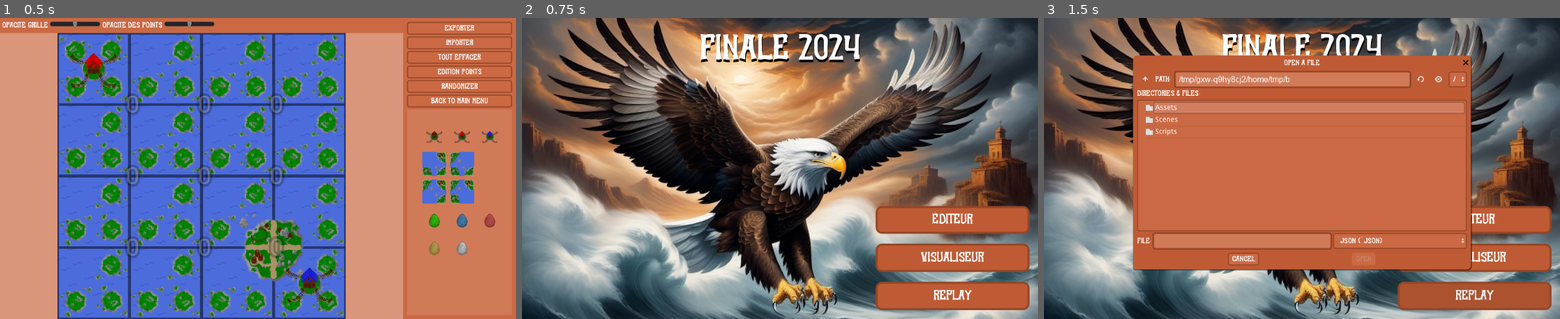
Above: before the commit, frames 1-3 (left to right).
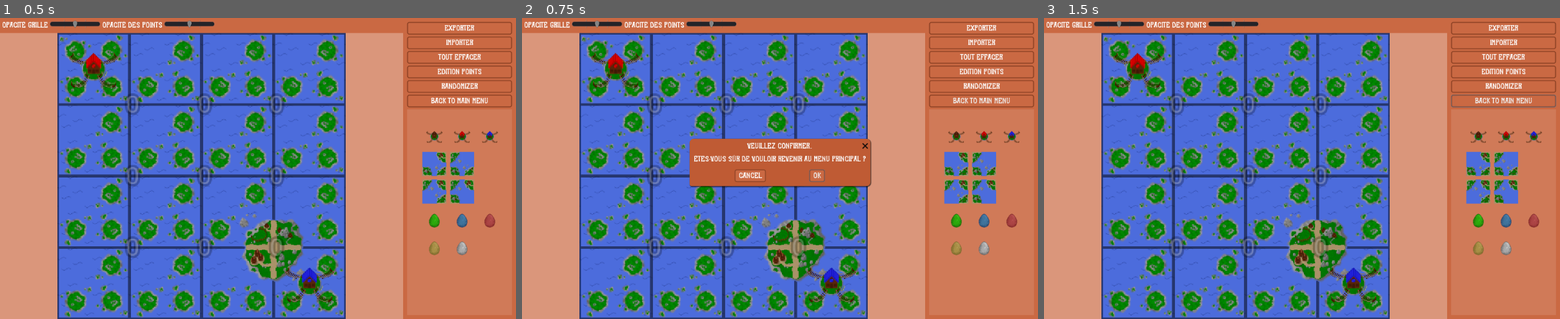
Above: after the commit, the same moments.

Repository: prologin/prologin2024
Game: Godot game, scene res://Scenes/MapEditor/MapEditor.tscn
Same seed, same stepped clock (60 frames per second), same inputs: the game is played once before the commit and once after it. This scene is started directly instead of the project's main scene.
Inputs (mouse positions are in pixels of both pictures, inside the frame that each line leads up to):
- Up to frame 1 (0.5 s): no input
- Up to frame 2 (0.75 s): click "Back to main menu" at 0.5 s
- Up to frame 3 (1.5 s): click (1472, 294) at 1.25 s, where only the run before the commit has a clickable "Replay"

Frame 1 is identical in both runs. In frame 2, 99% of the frame differs, in the area x 0-100%, y 0-100%; in frame 3, 97%.
Error before the commit: Invalid call. Nonexistent function 'contains' in base 'String'. (res://Scripts/Scenes/Menu/Menu.gd:31)

Commit message:
front: init(quit-popup): add quit popup on all scenes
Squashed commit of the following:

* front: fix(quit-popup): remove quit popup on visualiseur and reviewer

* front: init(quit-popup): add quit popup on all scenes

Diff:
--- a/gui/godot/Scenes/MapEditor/MapEditor.tscn
+++ b/gui/godot/Scenes/MapEditor/MapEditor.tscn
@@ -163,18 +163,20 @@
 [node name="Popups" type="Node" parent="."]
 
 [node name="ValidatorFailDialog" type="ConfirmationDialog" parent="Popups"]
-visible = true
 margin_right = 495.0
 margin_bottom = 238.0
+theme = ExtResource( 7 )
 window_title = "Veuillez confirmer…"
 
 [node name="Container" type="VBoxContainer" parent="Popups/ValidatorFailDialog"]
-margin_right = 40.0
-margin_bottom = 40.0
+margin_left = 8.0
+margin_top = 8.0
+margin_right = 487.0
+margin_bottom = 197.0
 alignment = 1
 
 [node name="Label" type="Label" parent="Popups/ValidatorFailDialog/Container"]
-margin_right = 274.0
+margin_right = 479.0
 margin_bottom = 14.0
 grow_horizontal = 2
 text = "Voulez-vous vraiment enregistrer la carte ?"
@@ -183,8 +185,8 @@
 [node name="Error" type="Label" parent="Popups/ValidatorFailDialog/Container"]
 modulate = Color( 1, 0, 0, 1 )
 margin_top = 18.0
-margin_right = 274.0
-margin_bottom = 40.0
+margin_right = 479.0
+margin_bottom = 194.0
 grow_horizontal = 2
 size_flags_horizontal = 3
 size_flags_vertical = 7
@@ -252,14 +254,21 @@
 margin_bottom = 23.0
 theme = ExtResource( 7 )
 
+[node name="QuitDialog" type="ConfirmationDialog" parent="Popups"]
+margin_right = 200.0
+margin_bottom = 70.0
+theme = ExtResource( 7 )
+window_title = "Veuillez confirmer…"
+dialog_text = "Êtes-vous sûr de vouloir revenir au menu principal ?"
+
 [connection signal="bg_drag" from="Viewer" to="." method="_on_Viewer_bg_drag"]
 [connection signal="bg_left_click" from="Viewer" to="." method="_on_Viewer_bg_left_click"]
 [connection signal="bg_right_click" from="Viewer" to="." method="_on_Viewer_bg_right_click"]
 [connection signal="pressed" from="Selector/VBoxContainer/Export" to="." method="_on_Export_pressed"]
 [connection signal="pressed" from="Selector/VBoxContainer/Import" to="." method="_on_Import_pressed"]
 [connection signal="pressed" from="Selector/VBoxContainer/ClearMap" to="." method="_on_ClearMap_pressed"]
+[connection signal="pressed" from="Selector/VBoxContainer/EditorModeToggle" to="." method="_on_EditorModeToggle_pressed"]
 [connection signal="pressed" from="Selector/VBoxContainer/EditorModeToggle" to="." method="_on_SampleMap_pressed"]
-[connection signal="pressed" from="Selector/VBoxContainer/EditorModeToggle" to="." method="_on_EditorModeToggle_pressed"]
 [connection signal="pressed" from="Selector/VBoxContainer/Randomizer" to="." method="_on_Randomizer_pressed"]
 [connection signal="pressed" from="Selector/VBoxContainer/Back to main menu" to="." method="_on_Back_to_main_menu_pressed"]
 [connection signal="focus_entered" from="Selector/VBoxContainer/PointsAmount" to="." method="_on_PointsAmount_focus_entered"]
@@ -277,3 +286,6 @@
 [connection signal="about_to_show" from="Popups/AigleDialog" to="." method="_on_AigleDialog_about_to_show"]
 [connection signal="confirmed" from="Popups/AigleDialog" to="." method="_on_AigleDialog_confirmed"]
 [connection signal="popup_hide" from="Popups/AigleDialog" to="." method="_on_AigleDialog_popup_hide"]
+[connection signal="about_to_show" from="Popups/QuitDialog" to="." method="_on_QuitDialog_about_to_show"]
+[connection signal="confirmed" from="Popups/QuitDialog" to="." method="_on_QuitDialog_confirmed"]
+[connection signal="popup_hide" from="Popups/QuitDialog" to="." method="_on_QuitDialog_popup_hide"]
--- a/gui/godot/Scenes/Replay/Replay.tscn
+++ b/gui/godot/Scenes/Replay/Replay.tscn
@@ -148,6 +148,7 @@
 margin_right = 622.0
 margin_bottom = 338.0
 rect_min_size = Vector2( 400, 140 )
+theme = ExtResource( 5 )
 popup_exclusive = true
 window_title = "Ouvrir un fichier"
 mode = 0
--- a/gui/godot/Scenes/Viewer/Viewer.tscn
+++ b/gui/godot/Scenes/Viewer/Viewer.tscn
@@ -186,7 +186,7 @@
 tick_count = 5
 
 [node name="PointOpacity" type="HBoxContainer" parent="Selector/HBoxContainer"]
-margin_left = 220.0
+margin_left = 199.0
 margin_right = 422.0
 margin_bottom = 22.0
 
--- a/gui/godot/Scenes/Visualiseur/Visualiseur.tscn
+++ b/gui/godot/Scenes/Visualiseur/Visualiseur.tscn
@@ -42,6 +42,7 @@
 margin_right = 622.0
 margin_bottom = 338.0
 rect_min_size = Vector2( 400, 140 )
+theme = ExtResource( 3 )
 popup_exclusive = true
 window_title = "Ouvrir un fichier"
 mode = 0
--- a/gui/godot/Scripts/Scenes/MapEditor/MapEditor.gd
+++ b/gui/godot/Scripts/Scenes/MapEditor/MapEditor.gd
@@ -16,6 +16,7 @@
 onready var selection_rect : Sprite = $Selector/VBoxContainer/ViewportContainer/Viewport/SelectionRect
 onready var validator_fail_dialog : AcceptDialog = $Popups/ValidatorFailDialog
 onready var validator_fail_text : Label = $Popups/ValidatorFailDialog/Container/Error
+onready var quit_dialog : ConfirmationDialog = $Popups/QuitDialog
 
 var bg_selection = null
 var points_selection = null
@@ -246,8 +247,7 @@
 	viewer.update_all(new_map)
 
 func _on_Back_to_main_menu_pressed():
-	Context.map_path = ""
-	Scenes.open_scene(self, Scenes.menu_scene)
+	quit_dialog.popup_centered()
 
 func _on_ExportDialog_about_to_show():
 	set_dialog_open(true)
@@ -311,3 +311,16 @@
 
 func _on_ValidatorFailDialog_confirmed():
 	_on_Export_pressed(true)
+
+
+func _on_QuitDialog_confirmed():
+	Context.map_path = ""
+	Scenes.open_scene(self, Scenes.menu_scene)
+
+
+func _on_QuitDialog_about_to_show():
+	set_dialog_open(true)
+
+
+func _on_QuitDialog_popup_hide():
+	set_dialog_open(false)
